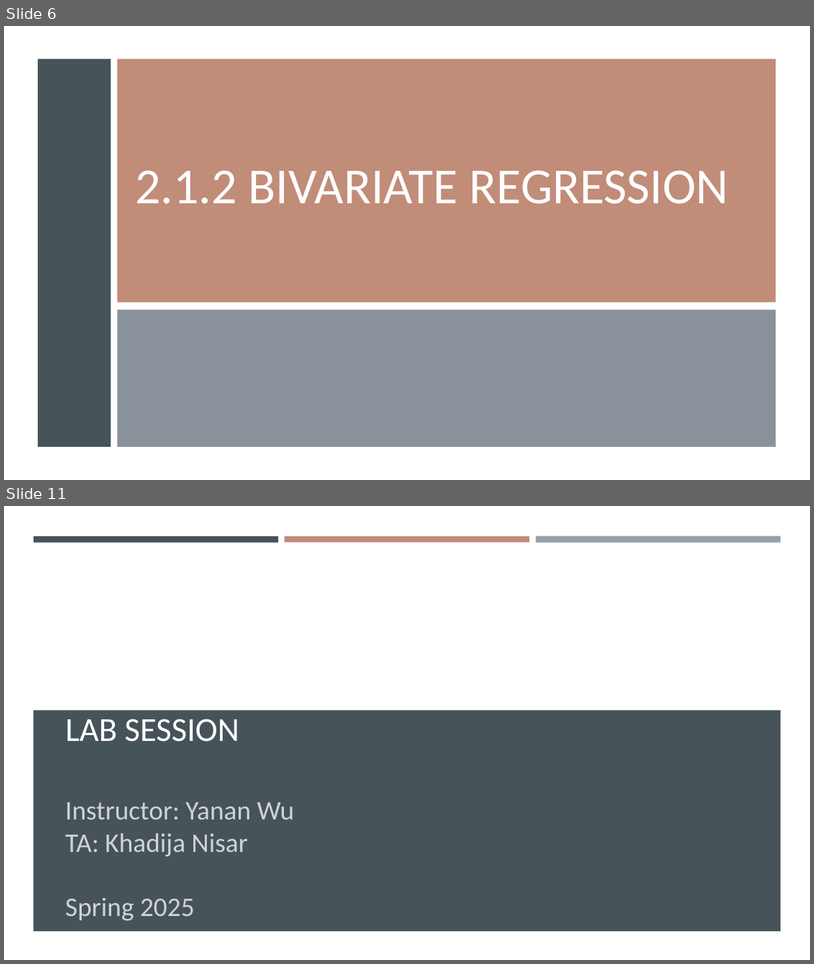
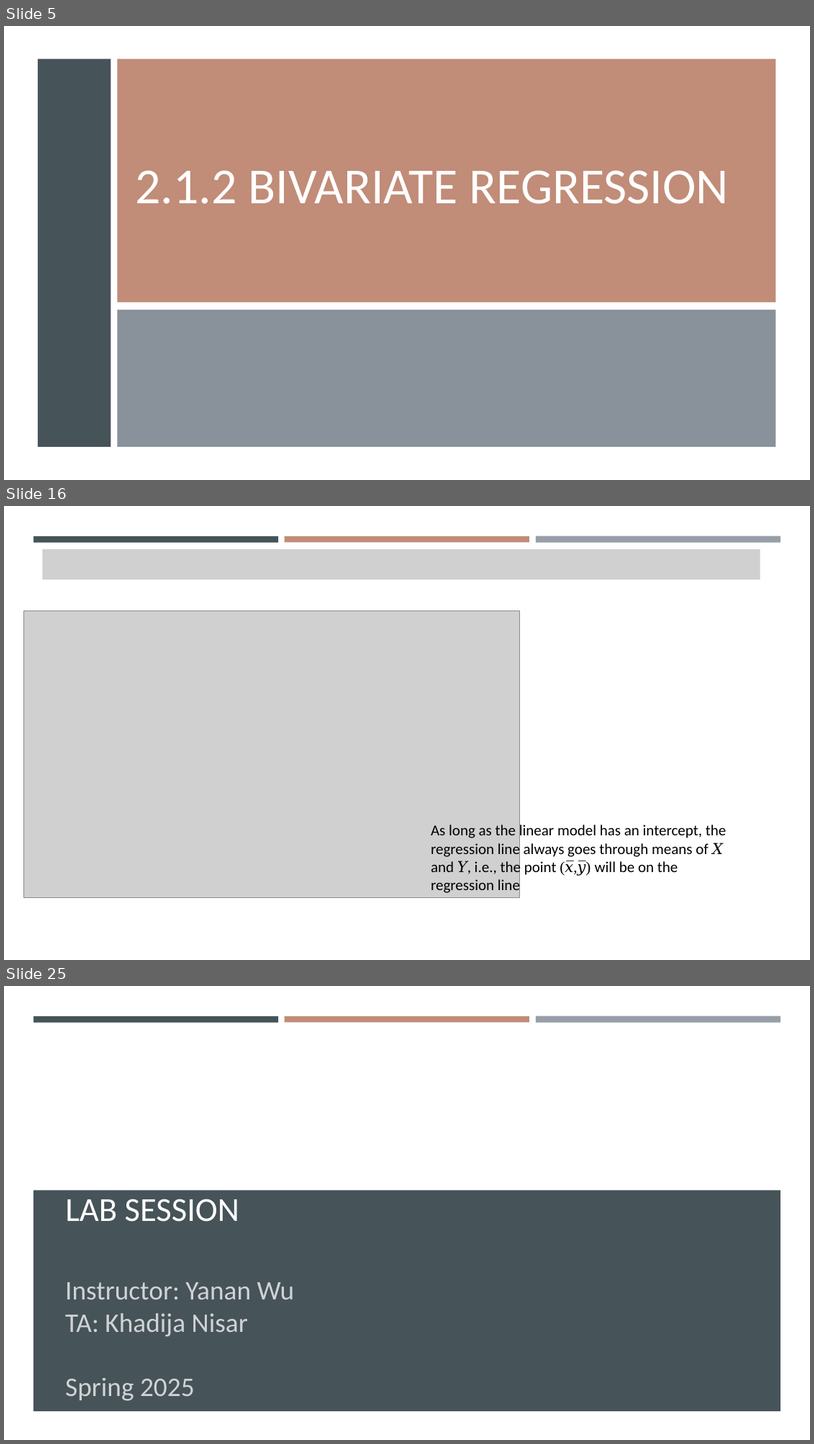
Before and after one commit to gisynw/geog-247, a slide deck: docs/Lectures/Week04/Week04_BivariateRegression.pptx. Shown one above the other, each under a label of ours: slides 6 and 11 before the commit, slides 5, 16 and 25 after it; the slides between them are not shown. The pictures are 814x964 and 814x1444 pixels, drawn with LibreOffice and Linux fonts; fonts in the diff are those of the drawing; grey boxes stand for pictures; background and template pictures are left out. Boxes give left, top, right and bottom in pixels: in the first picture for what was removed or moved away, otherwise in the second. Text is boxed around its words. In the diff, an @@ line names an element or a change of style, - is before the commit and + after.

```diff
--- a/docs/Lectures/Week04/Week04_BivariateRegression.pptx
+++ b/docs/Lectures/Week04/Week04_BivariateRegression.pptx
@@ slide 16 added at bbox=[4, 506, 810, 960], background #FFFFFF; not listed: 3 template elements that a slide beside it also shows @@
@@ picture added at bbox=[43, 549, 761, 579] @@
@@ picture added at bbox=[24, 610, 520, 898] @@
@@ text added at bbox=[431, 823, 726, 895], 18 pt, text #000000 @@
+As long as the linear model has an intercept, the regression line always goes through means of 𝑋 and 𝑌, i.e., the point (𝑥̅,𝑦̅) will be on the regression line
@@ what was slide 6 is now slide 5 @@
@@ what was slide 11 is now slide 25 @@
```
Also in this commit, not shown: 3 slides changed, 14 other slides added, 1 slide removed, 2 other files.
